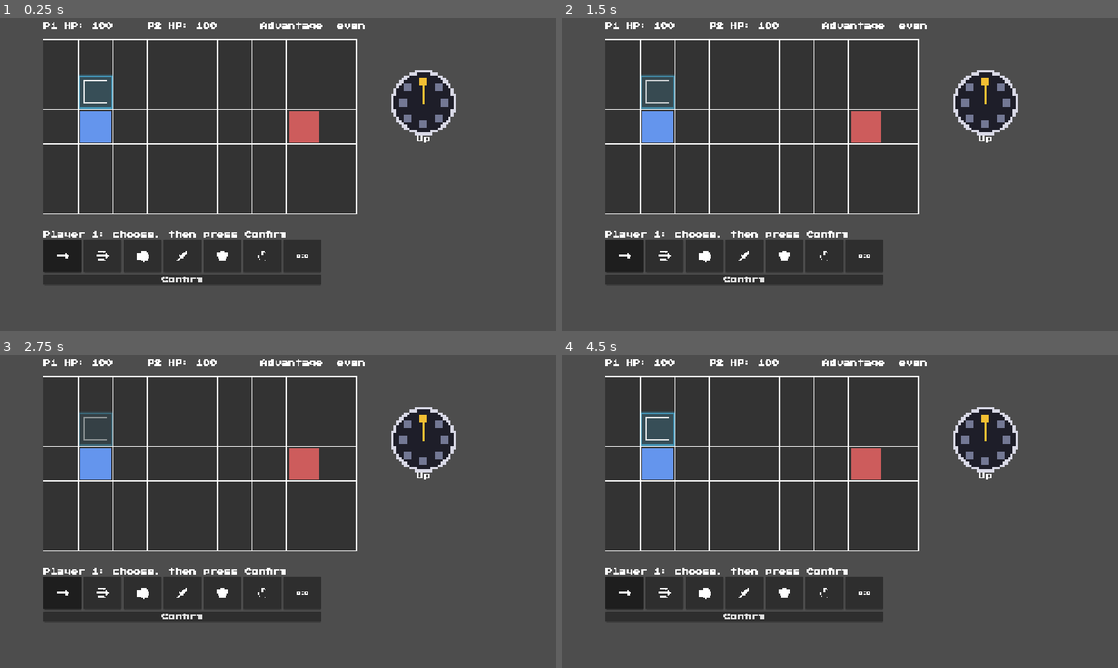
Above: before the commit, frames 1-4 (two rows, left to right).
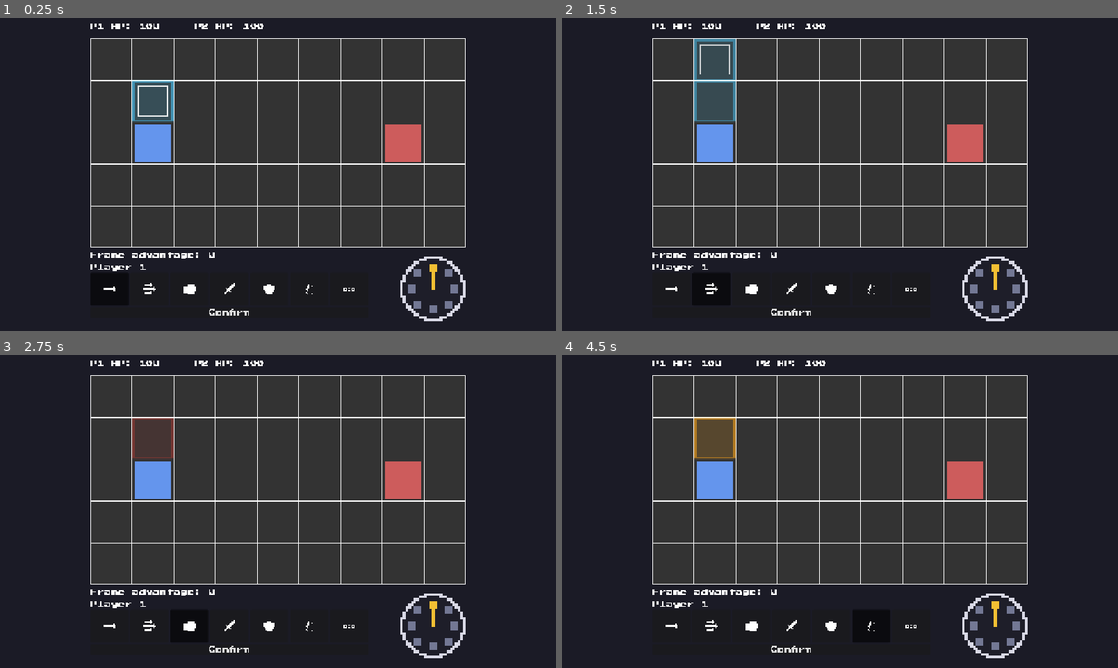
Above: after the commit, the same moments.

Repository: chunaa44/StrategyFighter
Game: Godot game, scene res://scenes/main.tscn
The game is run twice, just before and just after one commit, with the same random seed, the same clock (stepped at 60 frames per second) and the same inputs.
Inputs (mouse positions are in pixels of both pictures, inside the frame that each line leads up to):
- Up to frame 1 (0.25 s): no input
- Up to frame 2 (1.5 s): click (673, 290) at 0.52 s; click (712, 290) at 1.27 s
- Up to frame 3 (2.75 s): click (189, 627) at 2.02 s
- Up to frame 4 (4.5 s): click (789, 627) at 2.77 s; click (828, 627) at 3.52 s; click (873, 627) at 4.27 s

The runs differ from the first frame. In frame 1, 67% of the frame differs, in the area x 0-100%, y 0-100%; in frame 2, 68%; in frame 3, 66%; in frame 4, 67%.

Commit message:
Expand board and redesign pick UI.

Diff:
--- a/project.godot
+++ b/project.godot
@@ -40,3 +40,4 @@
 rendering_device/driver.windows="d3d12"
 renderer/rendering_method="gl_compatibility"
 renderer/rendering_method.mobile="gl_compatibility"
+environment/defaults/default_clear_color=Color(0.105882354, 0.105882354, 0.14901961, 1)
--- a/scenes/fighter.tscn
+++ b/scenes/fighter.tscn
@@ -8,5 +8,5 @@
 [node name="ColorRect" type="ColorRect" parent="." unique_id=1849655131]
 offset_left = 5.0
 offset_top = 5.0
-offset_right = 75.0
-offset_bottom = 75.0
+offset_right = 91.0
+offset_bottom = 91.0
--- a/scenes/main.tscn
+++ b/scenes/main.tscn
@@ -4,6 +4,16 @@
 [ext_resource type="PackedScene" uid="uid://dqaggljigyr2e" path="res://scenes/fighter.tscn" id="2_jyhfs"]
 [ext_resource type="Script" uid="uid://cppwjj4kgs3xg" path="res://scripts/effects_layer.gd" id="3_jyhfs"]
 [ext_resource type="Script" uid="uid://bwq6ih3yot0c3" path="res://scripts/pick_screen.gd" id="3_tbgi4"]
+[ext_resource type="Texture2D" uid="uid://b8yb5wscbrvjr" path="res://assets/icons/move.png" id="5_eb6dy"]
+[ext_resource type="Texture2D" uid="uid://bnhv3brwwlrjc" path="res://assets/icons/dash.png" id="6_trceg"]
+[ext_resource type="Texture2D" uid="uid://bwma6slkgb78p" path="res://assets/icons/jab.png" id="7_a8y0u"]
+[ext_resource type="Texture2D" uid="uid://cneraa0bypo81" path="res://assets/icons/lunge.png" id="8_jkv2x"]
+[ext_resource type="Texture2D" uid="uid://dg8rwkh71nv5u" path="res://assets/icons/block.png" id="9_jbj1t"]
+[ext_resource type="Texture2D" uid="uid://cyo2twtjbxh68" path="res://assets/icons/grab.png" id="10_muem4"]
+[ext_resource type="Texture2D" uid="uid://b3x07wav78wwm" path="res://assets/icons/hold.png" id="11_dp3eg"]
+[ext_resource type="Script" uid="uid://c7wvsa5wcgige" path="res://scripts/direction_wheel.gd" id="12_0ld40"]
+
+[sub_resource type="ButtonGroup" id="ButtonGroup_14egd"]
 
 [node name="Main" type="Node2D" unique_id=1245673489]
 script = ExtResource("1_sugp2")
@@ -22,22 +32,103 @@
 offset_bottom = 40.0
 script = ExtResource("3_tbgi4")
 
+[node name="Box" type="VBoxContainer" parent="PickScreen" unique_id=479217296]
+layout_mode = 0
+offset_left = 208.0
+offset_top = 566.0
+offset_right = 848.0
+offset_bottom = 690.0
+
+[node name="TitleLabel" type="Label" parent="PickScreen/Box" unique_id=47141905]
+layout_mode = 2
+
+[node name="ActionRow" type="HBoxContainer" parent="PickScreen/Box" unique_id=1766675603]
+layout_mode = 2
+
+[node name="Move" type="Button" parent="PickScreen/Box/ActionRow" unique_id=1330514429]
+custom_minimum_size = Vector2(88, 76)
+layout_mode = 2
+toggle_mode = true
+button_group = SubResource("ButtonGroup_14egd")
+icon = ExtResource("5_eb6dy")
+icon_alignment = 1
+
+[node name="Dash" type="Button" parent="PickScreen/Box/ActionRow" unique_id=206121858]
+custom_minimum_size = Vector2(88, 76)
+layout_mode = 2
+toggle_mode = true
+button_group = SubResource("ButtonGroup_14egd")
+icon = ExtResource("6_trceg")
+icon_alignment = 1
+
+[node name="Jab" type="Button" parent="PickScreen/Box/ActionRow" unique_id=1924626568]
+custom_minimum_size = Vector2(88, 76)
+layout_mode = 2
+toggle_mode = true
+button_group = SubResource("ButtonGroup_14egd")
+icon = ExtResource("7_a8y0u")
+icon_alignment = 1
+
+[node name="Lunge" type="Button" parent="PickScreen/Box/ActionRow" unique_id=369741033]
+custom_minimum_size = Vector2(88, 76)
+layout_mode = 2
+toggle_mode = true
+button_group = SubResource("ButtonGroup_14egd")
+icon = ExtResource("8_jkv2x")
+icon_alignment = 1
+
+[node name="Block" type="Button" parent="PickScreen/Box/ActionRow" unique_id=1863925587]
+custom_minimum_size = Vector2(88, 76)
+layout_mode = 2
+toggle_mode = true
+button_group = SubResource("ButtonGroup_14egd")
+icon = ExtResource("9_jbj1t")
+icon_alignment = 1
+
+[node name="Grab" type="Button" parent="PickScreen/Box/ActionRow" unique_id=895103205]
+custom_minimum_size = Vector2(88, 76)
+layout_mode = 2
+toggle_mode = true
+button_group = SubResource("ButtonGroup_14egd")
+icon = ExtResource("10_muem4")
+icon_alignment = 1
+
+[node name="Hold" type="Button" parent="PickScreen/Box/ActionRow" unique_id=466660587]
+custom_minimum_size = Vector2(88, 76)
+layout_mode = 2
+toggle_mode = true
+button_group = SubResource("ButtonGroup_14egd")
+icon = ExtResource("11_dp3eg")
+icon_alignment = 1
+
+[node name="ConfirmButton" type="Button" parent="PickScreen/Box" unique_id=1044335580]
+layout_mode = 2
+text = "Confirm"
+
+[node name="Wheel" type="Control" parent="PickScreen" unique_id=184932077]
+anchors_preset = 0
+offset_left = 922.0
+offset_top = 548.0
+offset_right = 962.0
+offset_bottom = 588.0
+script = ExtResource("12_0ld40")
+
 [node name="HpLabel" type="Label" parent="." unique_id=1225833372]
-offset_left = 100.0
-offset_top = 10.0
-offset_right = 140.0
-offset_bottom = 33.0
+offset_left = 208.0
+offset_top = 12.0
+offset_right = 248.0
+offset_bottom = 35.0
 
 [node name="RestartButton" type="Button" parent="." unique_id=995860708]
 visible = false
-offset_left = 100.0
-offset_top = 490.0
-offset_right = 187.0
-offset_bottom = 521.0
+offset_left = 208.0
+offset_top = 566.0
+offset_right = 376.0
+offset_bottom = 597.0
 text = "Play again"
 
 [node name="AdvantageLabel" type="Label" parent="." unique_id=1888510805]
-offset_left = 600.0
-offset_top = 10.0
-offset_right = 640.0
-offset_bottom = 26.0
+offset_left = 208.0
+offset_top = 538.0
+offset_right = 248.0
+offset_bottom = 554.0
--- a/scripts/direction_wheel.gd
+++ b/scripts/direction_wheel.gd
@@ -7,8 +7,6 @@
 const PIXEL = 6
 const DEAD_ZONE = 2.5
 const MARKER_DISTANCE = 8.0
-const LABEL_HEIGHT = 28
-const LABEL_SIZE = 16
 
 const COLOR_RING = Color(0.85, 0.85, 0.9)
 const COLOR_DISC = Color(0.12, 0.12, 0.16)
@@ -20,7 +18,7 @@
 
 func _ready():
 	var cells = RADIUS * 2 + 1
-	custom_minimum_size = Vector2(cells * PIXEL, cells * PIXEL + LABEL_HEIGHT)
+	custom_minimum_size = Vector2(cells * PIXEL, cells * PIXEL)
 	size = custom_minimum_size
 
 
@@ -96,8 +94,3 @@
 		if i != selected:
 			draw_marker(marker_cell(i), COLOR_MARKER)
 	draw_marker(target, COLOR_SELECTED)
-
-	var font = get_theme_default_font()
-	var width = (RADIUS * 2 + 1) * PIXEL
-	var label_position = Vector2(0, width + LABEL_SIZE)
-	draw_string(font, label_position, get_direction_name(), HORIZONTAL_ALIGNMENT_CENTER, width, LABEL_SIZE, Color.WHITE)
--- a/scripts/main.gd
+++ b/scripts/main.gd
@@ -2,8 +2,8 @@
 
 const BOARD_WIDTH = 9
 const BOARD_HEIGHT = 5
-const TILE_SIZE = 80
-const BOARD_OFFSET = Vector2(100, 50)
+const TILE_SIZE = 96
+const BOARD_OFFSET = Vector2(208, 48)
 const TICK_DELAY = 0.6
 const START_TILE_1 = Vector2i(1, 2)
 const START_TILE_2 = Vector2i(7, 2)
@@ -79,20 +79,25 @@
 	hp_label.text = "P1 HP: " + str(fighter1.hp) + "     P2 HP: " + str(fighter2.hp)
 
 
-# positive means that fighter can start its next action that many ticks before the other
+# frame advantage from the point of view of the player choosing
+# positive means that player can start the next action that many ticks before the opponent
 # a dash or lunge in startup hides it, the length would reveal which of the two it is
-func update_advantage_text():
+func update_advantage_text(player_number):
 	if fighter1.is_disguised() or fighter2.is_disguised():
-		advantage_label.text = "Advantage  ?"
-		return
-
-	var advantage = fighter2.ticks_until_free() - fighter1.ticks_until_free()
-	if advantage == 0:
-		advantage_label.text = "Advantage  even"
-	elif advantage > 0:
-		advantage_label.text = "Advantage  P1 +" + str(advantage) + "  P2 -" + str(advantage)
-	else:
-		advantage_label.text = "Advantage  P1 " + str(advantage) + "  P2 +" + str(-advantage)
+		advantage_label.text = "Frame advantage: ?"
+		return
+
+	var mine = fighter1
+	var theirs = fighter2
+	if player_number == 2:
+		mine = fighter2
+		theirs = fighter1
+
+	var advantage = theirs.ticks_until_free() - mine.ticks_until_free()
+	var advantage_text = str(advantage)
+	if advantage > 0:
+		advantage_text = "+" + advantage_text
+	advantage_label.text = "Frame advantage: " + advantage_text
 
 
 func _draw():
@@ -106,13 +111,13 @@
 
 # fighters that are free or inside a cancel window are asked, the others keep playing their action
 func ask_for_picks():
-	update_advantage_text()
 	$PickScreen.begin_picks(fighter1.can_decide(), fighter2.can_decide(), fighter1.current_action, fighter2.current_action)
 
 
 # only the player currently choosing gets a preview
 # the opponent is assumed to stay put, their pending slide would give away dash versus lunge
 func on_preview_changed(player_number, action_name, direction_name):
+	update_advantage_text(player_number)
 	var fighter = fighter1
 	var other = fighter2
 	if player_number == 2:
--- a/scripts/pick_screen.gd
+++ b/scripts/pick_screen.gd
@@ -3,16 +3,6 @@
 signal both_picked(pick1, pick2)
 signal preview_changed(player_number, action_name, direction_name)
 signal preview_cleared
-
-const DirectionWheel = preload("res://scripts/direction_wheel.gd")
-
-const BOX_POSITION = Vector2(100, 490)
-const WHEEL_POSITION = Vector2(900, 120)
-const TITLE_SIZE = 16
-
-const ICON_PATH = "res://assets/icons/%s.png"
-const BUTTON_SIZE = Vector2(88, 76)
-const BUTTON_FONT_SIZE = 12
 
 var current_player = 1
 var pick1 = {}
@@ -21,66 +11,20 @@
 # action each player is in the middle of, "none" when free
 var running = ["none", "none"]
 
-var action_group = ButtonGroup.new()
-
-var title_label
-var confirm_button
-var wheel
+@onready var title_label = $Box/TitleLabel
+@onready var confirm_button = $Box/ConfirmButton
+@onready var wheel = $Wheel
+# every action button shares this group
+@onready var action_group = $Box/ActionRow/Move.button_group
 
 
 func _ready():
-	var box = VBoxContainer.new()
-	box.position = BOX_POSITION
-	add_child(box)
+	for button in action_group.get_buttons():
+		button.tooltip_text = make_tooltip(str(button.name))
 
-	title_label = Label.new()
-	title_label.add_theme_font_size_override("font_size", TITLE_SIZE)
-	box.add_child(title_label)
-
-	make_row(box, ["Move", "Dash", "Jab", "Lunge", "Block", "Grab", "Hold"], action_group)
-
-	confirm_button = Button.new()
-	confirm_button.text = "Confirm"
 	confirm_button.pressed.connect(on_confirm_pressed)
-	box.add_child(confirm_button)
-
-	wheel = DirectionWheel.new()
-	wheel.position = WHEEL_POSITION
 	wheel.direction_changed.connect(emit_preview)
-	add_child(wheel)
-
 	action_group.pressed.connect(on_action_pressed)
-
-
-func make_row(parent, options, group):
-	var row = HBoxContainer.new()
-	parent.add_child(row)
-
-	for option in options:
-		row.add_child(make_action_button(option, group))
-
-
-# the icon is the whole button, the name and stats show when hovering
-# a missing icon file leaves the name as text so the button is not blank
-func make_action_button(option, group):
-	var button = Button.new()
-	button.set_meta("action", option)
-	button.tooltip_text = make_tooltip(option)
-	button.toggle_mode = true
-	button.button_group = group
-	button.custom_minimum_size = BUTTON_SIZE
-	button.add_theme_font_size_override("font_size", BUTTON_FONT_SIZE)
-	button.texture_filter = CanvasItem.TEXTURE_FILTER_NEAREST
-
-	var icon_file = ICON_PATH % option.to_lower()
-	if ResourceLoader.exists(icon_file):
-		button.icon = load(icon_file)
-		button.icon_alignment = HORIZONTAL_ALIGNMENT_CENTER
-		button.vertical_icon_alignment = VERTICAL_ALIGNMENT_CENTER
-		button.expand_icon = false
-	else:
-		button.text = option
-	return button
 
 
 func make_tooltip(option):
@@ -91,13 +35,14 @@
 	return text
 
 
+# the button's node name is the action name
 func selected_action():
-	return action_group.get_pressed_button().get_meta("action")
+	return str(action_group.get_pressed_button().name)
 
 
 func select_action(action_name):
 	for button in action_group.get_buttons():
-		if button.get_meta("action") == action_name:
+		if str(button.name) == action_name:
 			button.button_pressed = true
 
 
@@ -137,10 +82,10 @@
 
 func start_player_turn(player_number):
 	current_player = player_number
-	var title = "Player " + str(player_number) + ": choose, then press Confirm"
+	var title = "Player " + str(player_number)
 	var action_name = running[player_number - 1]
 	if action_name != "none":
-		title += "   (Hold keeps " + action_name + ")"
+		title += "   Hold keeps " + action_name
 	title_label.text = title
 	reset_selection(player_number)
 
